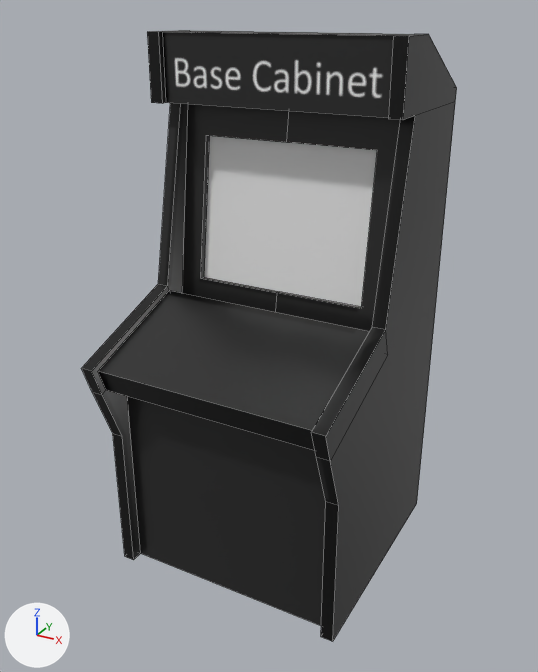
A saved change to the Blender file Source/Assets/Arcade/Models/Arcade Cabinet.blend.
One viewpoint serves both versions: a camera (50 mm lens) standing at (2.63, -4.95, 4.4) and looking at (0.01, -0.17, 2.02). Arrows for +X, +Y and +Z are at lower left; the lights stay in place. Mesh edges are drawn as thin lines.

Names of what the first picture shows: 'Cabinet'.
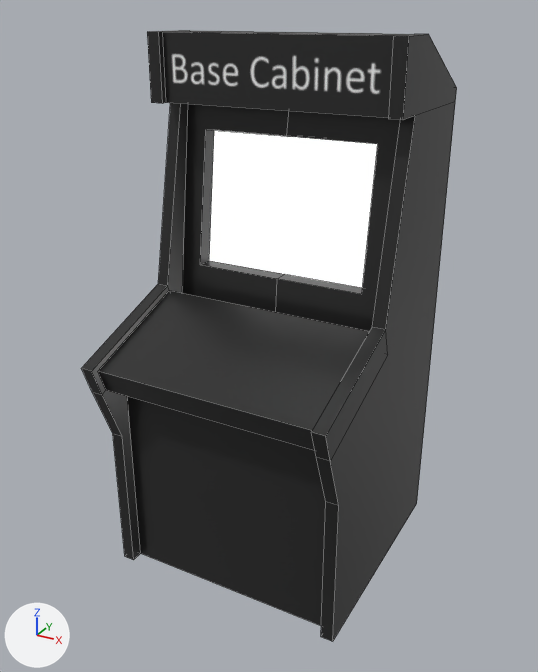
Pixel boxes [x1, y1, x2, y2] of what changed, in the pictures (538 x 672 px; the box of a moved part takes in the faces that stretch with it):
```json
{"object": "Cabinet", "change": "surface changed, reshaped", "before": [81, 30, 457, 642], "after": [81, 30, 457, 642]}
{"part": 1, "of": "me_plane", "change": "moved or reshaped", "before": [183, 104, 400, 331], "after": [183, 104, 400, 331]}
{"part": 2, "of": "me_plane", "change": "moved or reshaped", "before": [201, 135, 377, 309], "after": [200, 129, 378, 294]}
{"part": 3, "of": "me_plane", "change": "surface changed", "before": [81, 30, 426, 642], "after": [81, 30, 426, 642]}
```

Scene script edits in JSON lines:
```json
{"op": "set", "path": "mat_cabinet_screen", "old": "principled_material('Cabinet Screen')", "new": "emission_material('Cabinet Screen')"}
{"op": "set", "path": "mat_cabinet_screen.base_color", "old": "(0.8, 0.8, 0.8)", "new": "(1.0, 1.0, 1.0)", "note": "white #e7e7e7 -> white #ffffff"}
{"block": "me_plane", "where": "me_plane.from_pydata(...)  # 82 vertices, 56 faces; spans x -1.0..1.0, y -1.24..1.0, z 0.0..4.25"}
{"block": "me_plane", "where": "# used by ob_cabinet; location = (0.0, 0.0, 0.0)"}
{"block": "me_plane", "change": "me_plane part 1: all 3 vertices in x -0.72..0.72, y -0.04, z 2.34 are moved by (0.0, 0.0, 0.12)"}
{"block": "me_plane", "change": "me_plane part 2: all 3 vertices in x -0.72..0.72, y 0.01, z 2.33 are moved by (0.0, 0.08, 0.12)"}
{"block": "me_plane", "change": "me_plane part 3: texture (UV) coordinates of 52 of 56 faces, centred in x -1.0..0.95, y -1.2..1.0, z 0.0..4.25, changed; they spanned u 0.02..0.98, v 0.02..0.97 and now span u 0.02..0.98, v 0.02..0.98"}
```
